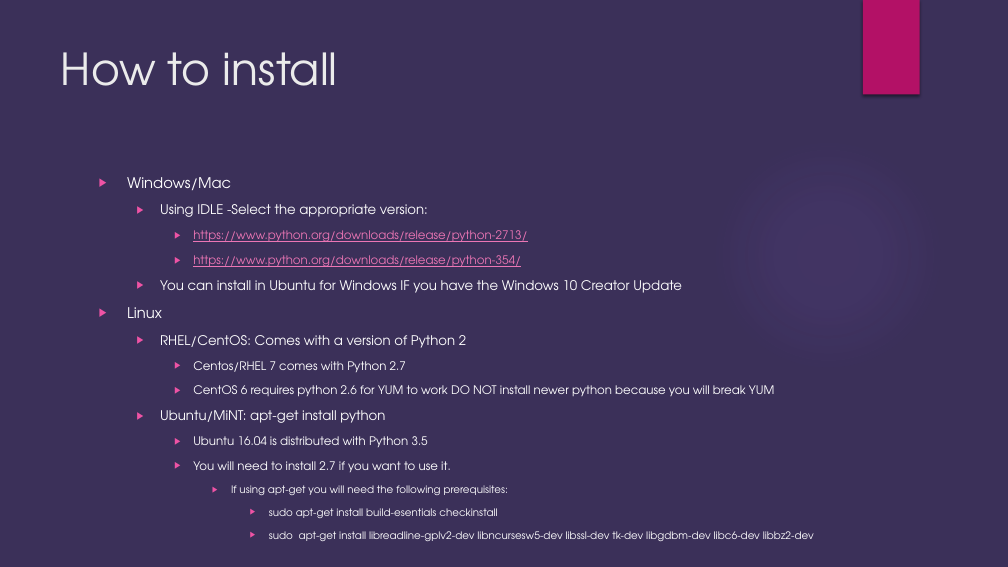
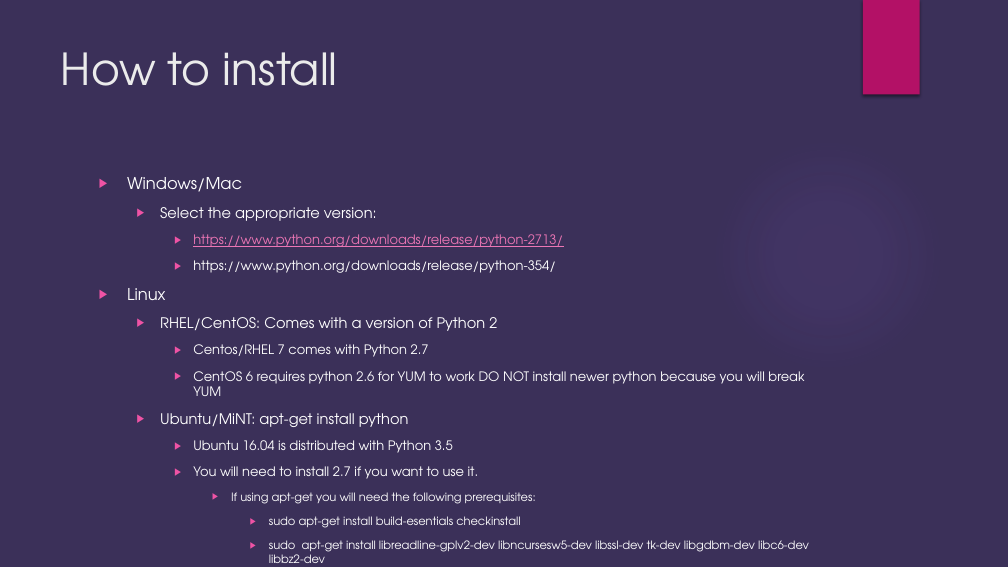
Before and after one commit to brianjgrier/Python-Overview, a slide deck: slide 8 of Python Introduction.pptx. Drawn at 1008x567 pixels with LibreOffice and Linux fonts; fonts in the diff are those of the drawing; background and template pictures are left out. Boxes give left, top, right and bottom in pixels: in the first picture for what was removed or moved away, otherwise in the second. Text is boxed around its words. In the diff, an @@ line names an element or a change of style, - is before the commit and + after.

```diff
--- a/Python Introduction.pptx
+++ b/Python Introduction.pptx
@@ text at box(127, 177, 809, 563): size 14 to 15.5 pt in "Windows/Mac", "Linux"; size 11.2 to 12.4 pt in "https://www.python.org/downloads/release/python-2713/", "https://www.python.org/downloads/release/python-354/", "Centos/RHEL 7 comes with Python 2.7", "CentOS 6 requires python 2.6 for YUM ..." and 2 more places; text colour #EC76B5 to #FFFFFF, underline off in "https://www.python.org/downloads/release/python-354/"; size 12.6 to 13.9 pt in "RHEL/CentOS: Comes with a version of Python ...", "Ubuntu/MiNT: apt-get install python"; size 9.8 to 10.8 pt in "If using apt-get you will need the ...", "sudo apt-get install build-esentials checkinstall", "sudo apt-get install libreadline-gplv2-dev libncursesw5-dev  ..." @@
@@ text at box(160, 207, 377, 221): text changed; size 12.6 to 13.9 pt @@
-  ▶ Using IDLE -Select the appropriate version:
+  ▶ Select the appropriate version:
@@ text at box(160, 280, 682, 293): paragraph removed @@
-  ▶ You can install in Ubuntu for Windows IF you have the Windows 10 Creator Update
```
Also in this commit, not shown: 9 other slides changed, 8 slides removed.
